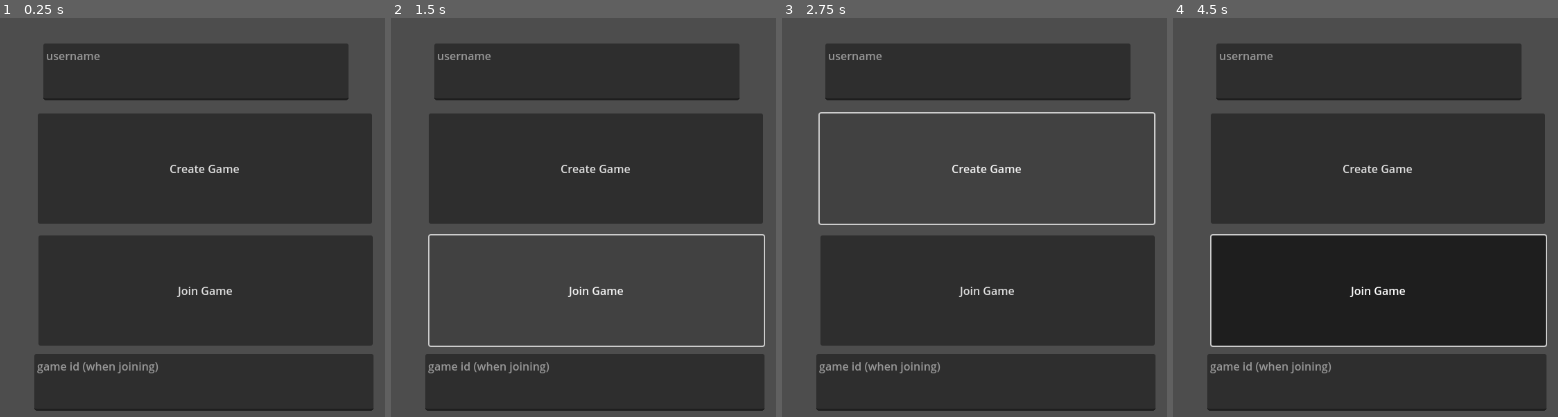
Above: before the commit, frames 1-4 (left to right).
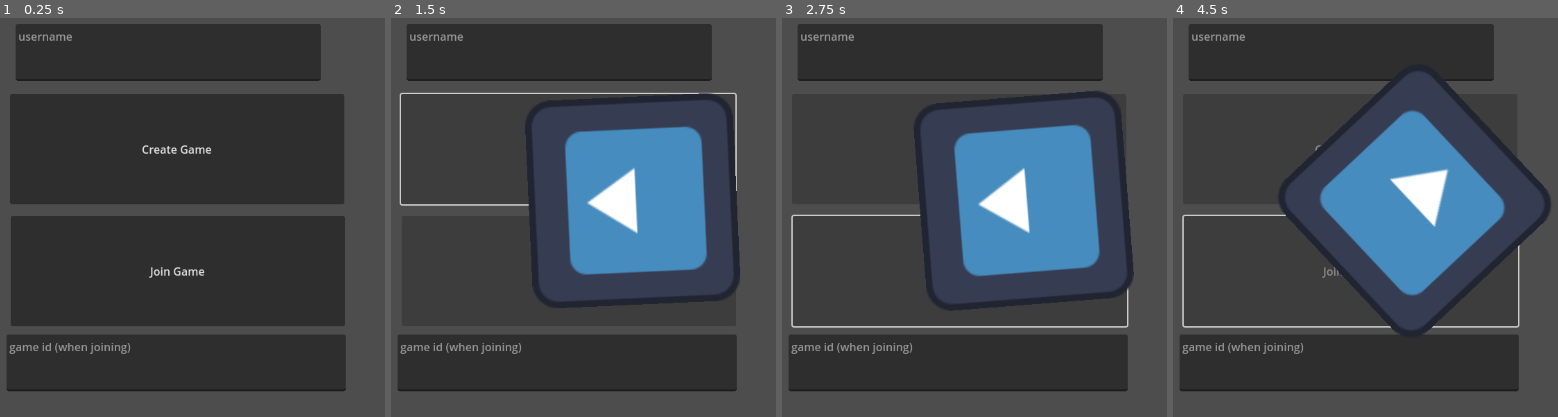
Above: after the commit, the same moments.

Repository: akwasniewski/HexConquest
Game: Godot game, scene res://scenes/title.tscn
The game is run twice, just before and just after one commit, with the same random seed, the same clock (stepped at 60 frames per second) and the same inputs. The engine's default icon, where the game draws it, is replaced by a stand-in: a white triangle on a blue panel in a dark square.
Inputs (mouse positions are in pixels of both pictures, inside the frame that each line leads up to):
- Up to frame 1 (0.25 s): no input
- Up to frame 2 (1.5 s): click "Create Game" at 0.5 s; click (595, 289) at 1.25 s, where only the run before the commit has a clickable "Join Game"
- Up to frame 3 (2.75 s): move the mouse to (1136, 177) at 2.02 s; hold Right (ui_right) from 2.03 s (still down); click (1136, 177) at 2.17 s
- Up to frame 4 (4.5 s): release Right (ui_right) at 2.75 s; drag from (1188, 225) to (1307, 289) at 2.77 s; move the mouse to (1430, 101) at 3.52 s; hold Right (ui_right) 3.53-4.25 s; drag from (1307, 289) to (outside the picture) at 4.27 s

The runs differ from the first frame. In frame 1, 33% of the frame differs, in the area x 1-97%, y 1-99%; in frame 2, 40%; in frame 3, 39%; in frame 4, 55%, in the area x 1-99%, y 1-99%.

Commit message:
loading animation, wrong game id checker

Diff:
--- a/hexgodot/scenes/title.tscn
+++ b/hexgodot/scenes/title.tscn
@@ -1,12 +1,17 @@
-[gd_scene load_steps=2 format=3 uid="uid://ckhrj1kbj4drn"]
+[gd_scene load_steps=3 format=3 uid="uid://ckhrj1kbj4drn"]
 
 [ext_resource type="Script" uid="uid://i1mbv8yomcxu" path="res://scripts/titlebuttons.gd" id="1_4ignj"]
+[ext_resource type="Texture2D" uid="uid://dfja773udcy6w" path="res://icon.svg" id="2_wosw1"]
 
 [node name="Title" type="Control"]
 layout_mode = 3
 anchors_preset = 15
 anchor_right = 1.0
 anchor_bottom = 1.0
+offset_left = -40.0
+offset_top = -28.0
+offset_right = -40.0
+offset_bottom = -28.0
 grow_horizontal = 2
 grow_vertical = 2
 script = ExtResource("1_4ignj")
@@ -42,3 +47,22 @@
 offset_right = 860.0
 offset_bottom = 626.0
 placeholder_text = "game id (when joining)"
+
+[node name="LoadingSpinner" type="TextureRect" parent="."]
+visible = false
+layout_mode = 1
+anchors_preset = -1
+anchor_top = 0.013
+anchor_bottom = 0.013
+offset_left = 560.0
+offset_top = 192.576
+offset_right = 860.0
+offset_bottom = 492.576
+pivot_offset = Vector2(150, 150)
+texture = ExtResource("2_wosw1")
+
+[node name="ErrorDialogue" type="AcceptDialog" parent="."]
+initial_position = 1
+size = Vector2i(400, 150)
+dialog_text = "
+                        Game ID doesn't exist"
--- a/hexgodot/scripts/client.gd
+++ b/hexgodot/scripts/client.gd
@@ -8,6 +8,7 @@
 var map_seed := -1
 var active_players: Array = []
 signal players_updated
+signal connection_failed
 func _ready():
 	set_process(true)
 
@@ -42,6 +43,7 @@
 		var err = ws.connect_to_url("ws://localhost:7777/ws")
 		if err != OK:
 			push_error("Failed to connect to server")
+			connection_failed.emit()
 		else:
 			# Store the message to be sent after connection
 			pending_message = message_to_send
@@ -49,6 +51,7 @@
 
 
 func handle_message(raw: String):
+	print("handling")
 	var json = JSON.new()
 	var result = json.parse(raw)
 	if result != OK:
@@ -93,6 +96,7 @@
 			get_tree().change_scene_to_file("res://scenes/game.tscn")
 		"Error":
 			var message = payload.get("message", "")
+			connection_failed.emit()
 			print("Server error: %s" % message)
 		_:
 			print("Unknown message type: ", msg_type)
--- a/hexgodot/scripts/titlebuttons.gd
+++ b/hexgodot/scripts/titlebuttons.gd
@@ -4,16 +4,36 @@
 @onready var join_button = $JoinButton
 @onready var username_input = $UsernameInput
 @onready var game_id_input = $GameIdInput  # assuming it's a LineEdit
-
+@onready var loading_spinner = $LoadingSpinner
+@onready var error_dialogue = $ErrorDialogue
 func _ready():
 	create_button.pressed.connect(_on_CreateButton_pressed)
 	join_button.pressed.connect(_on_JoinButton_pressed)
+	Client.connection_failed.connect(_on_connection_failed)
 
 func _on_CreateButton_pressed():
 	var username = username_input.text
+	_start_loading()
 	Client.create_game(username)
 
 func _on_JoinButton_pressed():
 	var username = username_input.text
 	var game_id = int(game_id_input.text)  # convert to integer
+	_start_loading()
 	Client.join_game(username, game_id)
+
+func _on_connection_failed():
+	create_button.disabled = false
+	join_button.disabled = false
+	loading_spinner.visible = false
+	error_dialogue.visible= true
+	print("Connection failed")
+
+func _start_loading():
+	create_button.disabled = true
+	join_button.disabled = true
+	loading_spinner.visible = true
+
+func _process(delta):
+	if loading_spinner.visible:
+		loading_spinner.rotation += 5 * delta
Not shown, changed: hexgodot/export_presets.cfg
Not shown, changed: hexconquestserver/src/main.rs
Not shown, changed: hexconquestserver/src/messages.rs
